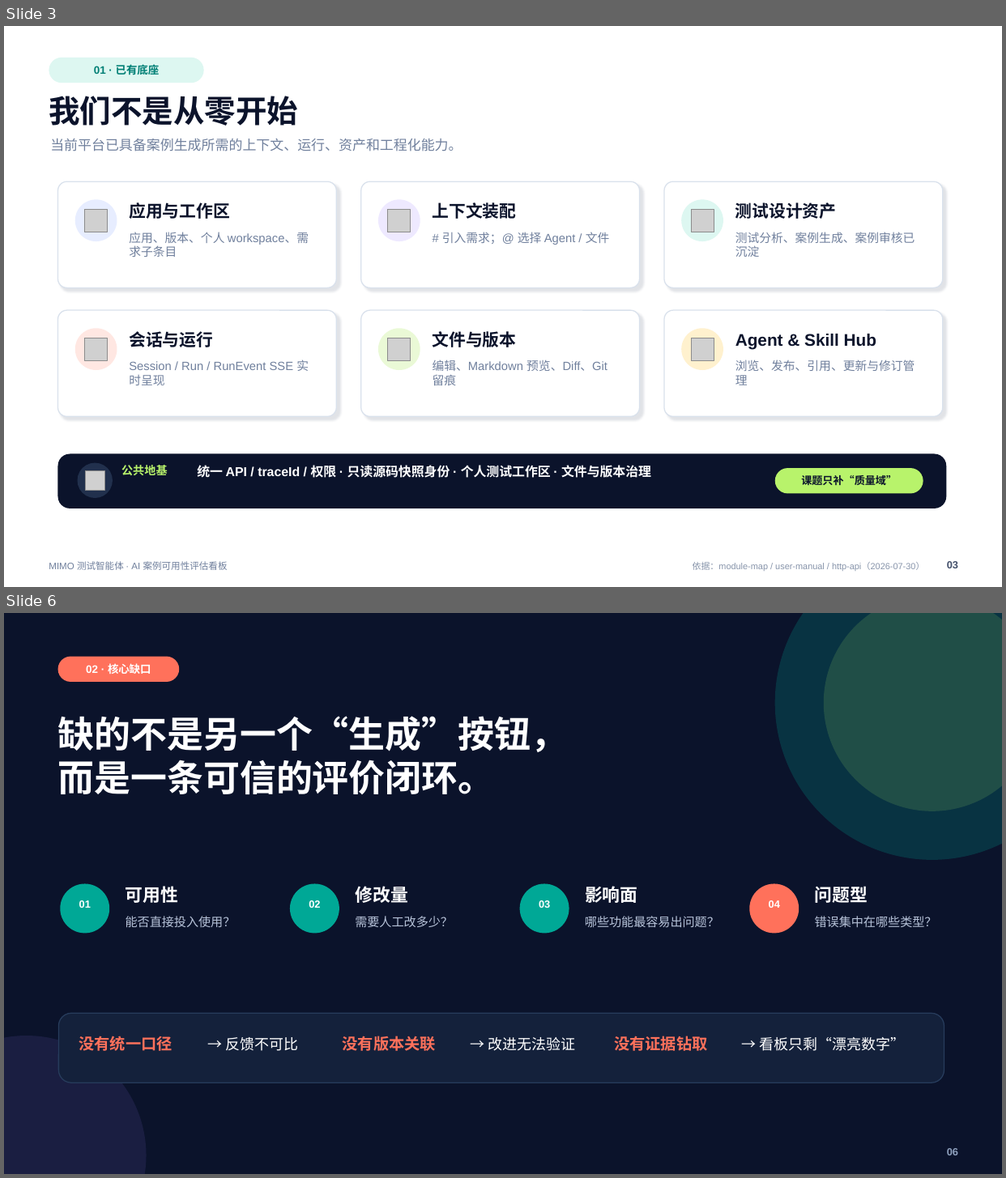
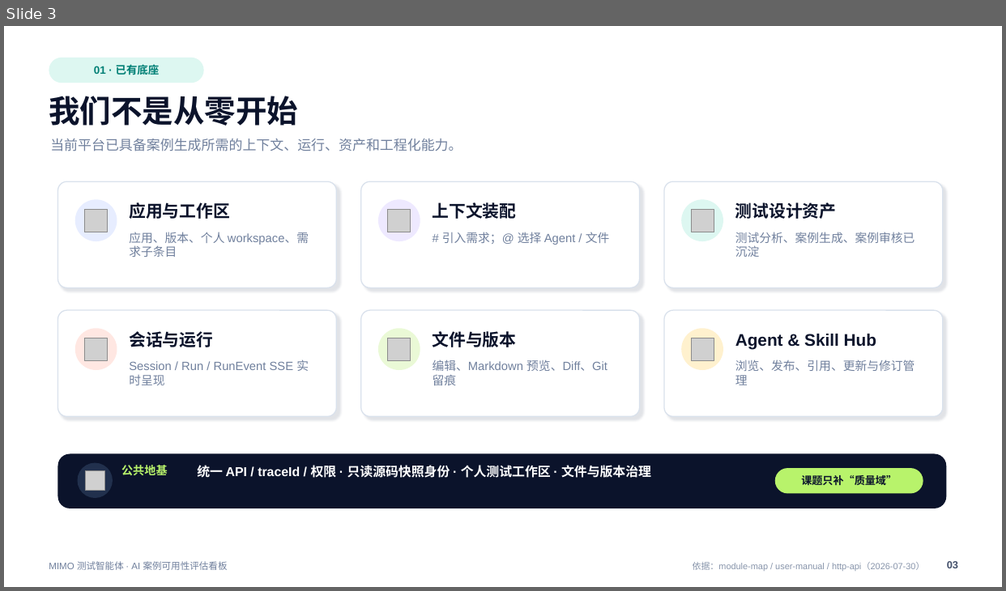
Before and after one commit to RKK222/intelligent-test-agent, a slide deck: artifacts/ai-case-usability-opening/AI案例可用性评估看板-开题汇报.pptx. Shown one above the other, each under a label of ours: slides 3 and 6 before the commit, slide 3 after it; the slides between them are not shown. The pictures are 1006x1178 and 1006x591 pixels, drawn with LibreOffice and Linux fonts; fonts in the diff are those of the drawing; grey boxes stand for pictures. Boxes give left, top, right and bottom in pixels: in the first picture for what was removed or moved away, otherwise in the second. Text is boxed around its words. In the diff, an @@ line names an element or a change of style, - is before the commit and + after.

Commit message:
精简AI案例评估看板一周实战方案

```diff
--- a/artifacts/ai-case-usability-opening/AI案例可用性评估看板-开题汇报.pptx
+++ b/artifacts/ai-case-usability-opening/AI案例可用性评估看板-开题汇报.pptx
@@ slide 6 removed at bbox=[4, 613, 1002, 1174], background #0B132B @@
@@ ellipse removed at bbox=[775, 613, 1002, 860] @@
@@ ellipse removed at bbox=[824, 613, 1002, 811] @@
@@ rounded rectangle removed at bbox=[58, 657, 179, 682] @@
@@ text removed at bbox=[86, 663, 151, 674] @@
-02 · 核心缺口
@@ text removed at bbox=[57, 716, 567, 794] @@
-缺的不是另一个“生成”按钮，
-而是一条可信的评价闭环。
@@ ellipse removed at bbox=[60, 884, 109, 934] @@
@@ text removed at bbox=[79, 901, 91, 908] @@
-01
@@ text removed at bbox=[126, 886, 179, 903] @@
-可用性
@@ ellipse removed at bbox=[290, 884, 339, 934] @@
@@ text removed at bbox=[309, 901, 320, 908] @@
-02
@@ text removed at bbox=[355, 886, 408, 903] @@
-修改量
@@ ellipse removed at bbox=[520, 884, 569, 934] @@
@@ text removed at bbox=[539, 900, 550, 910] @@
-03
@@ text removed at bbox=[585, 886, 638, 903] @@
-影响面
@@ ellipse removed at bbox=[750, 884, 799, 934] @@
@@ text removed at bbox=[769, 901, 780, 908] @@
-04
@@ text removed at bbox=[815, 886, 868, 903] @@
-问题型
@@ text removed at bbox=[126, 916, 236, 927] @@
-能否直接投入使用？
@@ text removed at bbox=[355, 916, 453, 927] @@
-需要人工改多少？
@@ text removed at bbox=[585, 916, 719, 927] @@
-哪些功能最容易出问题？
@@ text removed at bbox=[815, 916, 937, 927] @@
-错误集中在哪些类型？
@@ rounded rectangle removed at bbox=[58, 1013, 944, 1083] @@
@@ ellipse removed at bbox=[4, 1036, 147, 1174] @@
@@ text removed at bbox=[79, 1036, 172, 1051] @@
-没有统一口径
@@ text removed at bbox=[225, 1037, 298, 1051] @@
-→ 反馈不可比
@@ text removed at bbox=[343, 1036, 436, 1051] @@
-没有版本关联
@@ text removed at bbox=[488, 1037, 576, 1051] @@
-→ 改进无法验证
@@ text removed at bbox=[614, 1036, 707, 1051] @@
-没有证据钻取
@@ text removed at bbox=[759, 1037, 905, 1051] @@
-→ 看板只剩“漂亮数字”
@@ text removed at bbox=[947, 1148, 958, 1156] @@
-06
```
Also in this commit, not shown: 5 slides changed, 2 slides added, 10 other slides removed, 2 other files.
